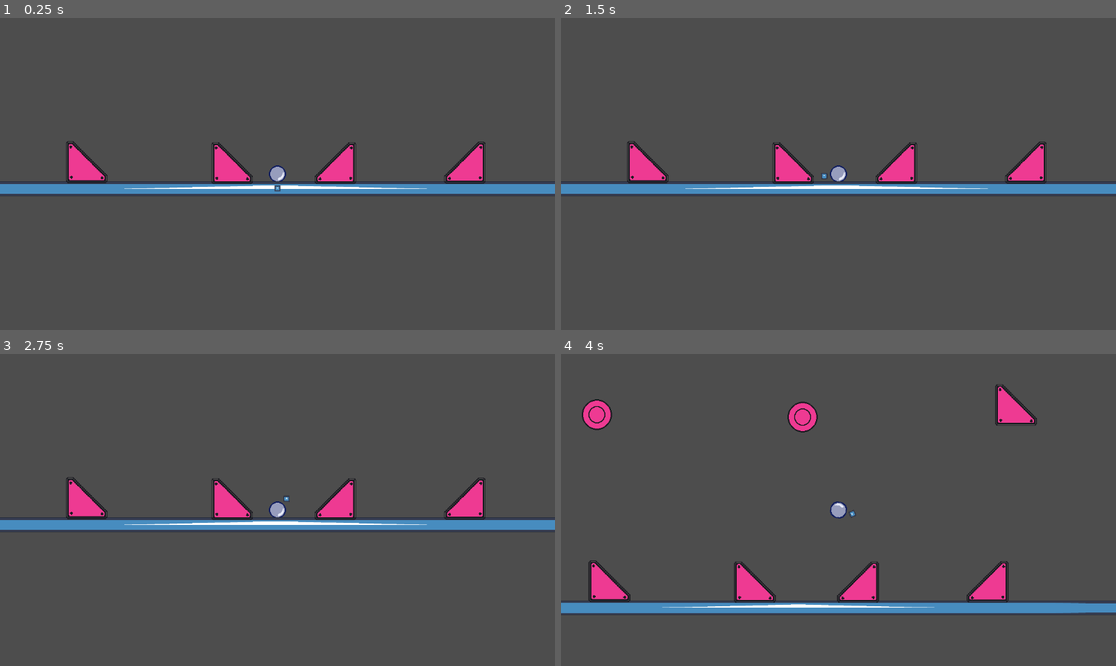
Above: before the commit, frames 1-4 (two rows, left to right).
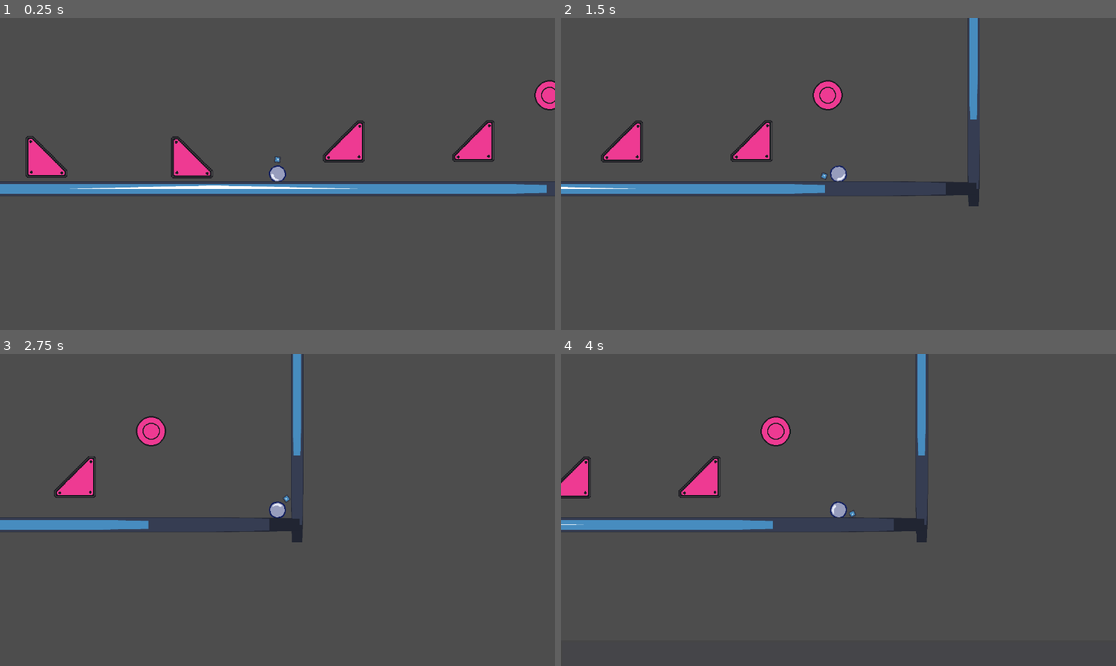
Above: after the commit, the same moments.

Repository: HjalteTagmose/Winball
Game: Godot game, scene res://scenes/TestScene.tscn
Two runs of this game, one before a commit and one after it. Both use one fixed random seed, a clock stepped at 60 frames per second and the inputs below. The engine's default icon, where the game draws it, is replaced by a stand-in: a white triangle on a blue panel in a dark square.
Inputs (mouse positions are in pixels of both pictures, inside the frame that each line leads up to):
- Up to frame 1 (0.25 s): no input
- Up to frame 2 (1.5 s): tap Enter (ui_accept) at 0.5, 0.77 s; move the mouse to (960, 158) at 0.52 s; tap S (aim_down) at 0.6 s; move the mouse to (727, 189) at 1.27 s; tap A (aim_left) at 1.35 s
- Up to frame 3 (2.75 s): tap Enter (ui_accept) at 1.52 s; move the mouse to (333, 441) at 2.02 s; tap D (aim_right) at 2.1 s
- Up to frame 4 (4 s): move the mouse to (810, 572) at 2.77 s; tap W (aim_up) at 2.85 s; tap Enter (ui_accept) at 3.02, 3.77 s; move the mouse to (1005, 556) at 3.52 s; tap Space (launch) at 3.6 s

The runs differ from the first frame. In frame 1, 5.2% of the frame differs, in the area x 4-100%, y 19-57%; in frame 2, 6.6%; in frame 3, 6.6%; in frame 4, 12%, in the area x 0-100%, y 0-84%.

Commit message:
Fixed orgin on flat bumper

Diff:
--- a/prefabs/Room props/basic_bumper.tscn
+++ b/prefabs/Room props/basic_bumper.tscn
@@ -4,7 +4,7 @@
 [ext_resource type="Texture2D" uid="uid://drg8puls0marl" path="res://art/ph_bumper_2.png" id="2_qyf33"]
 
 [sub_resource type="PhysicsMaterial" id="PhysicsMaterial_gbh0v"]
-bounce = 1.0
+bounce = 0.8
 
 [sub_resource type="CircleShape2D" id="CircleShape2D_nb1wl"]
 radius = 33.0606
--- a/prefabs/Room props/flat_bumper_walls.tscn
+++ b/prefabs/Room props/flat_bumper_walls.tscn
@@ -11,8 +11,8 @@
 b = Vector2(25.8503, 21.0884)
 
 [sub_resource type="SegmentShape2D" id="SegmentShape2D_y72nq"]
-a = Vector2(-87, -108)
-b = Vector2(-5, -108)
+a = Vector2(-38, 39)
+b = Vector2(38, 39)
 
 [sub_resource type="SegmentShape2D" id="SegmentShape2D_0dyi5"]
 b = Vector2(-1, -3)
@@ -28,7 +28,6 @@
 [node name="FlatBumper Walls" type="StaticBody2D"]
 
 [node name="FlatBumper Logic" type="StaticBody2D" parent="." node_paths=PackedStringArray("AudioPlayer")]
-position = Vector2(-45, -146)
 scale = Vector2(1.47, 1.47)
 physics_material_override = SubResource("PhysicsMaterial_gbh0v")
 script = ExtResource("1_y5uss")
@@ -50,13 +49,13 @@
 shape = SubResource("SegmentShape2D_y72nq")
 
 [node name="Bottom wall corner" type="CollisionShape2D" parent="."]
-position = Vector2(-6, -111)
+position = Vector2(37, 34)
 shape = SubResource("SegmentShape2D_0dyi5")
 
 [node name="Side Wall" type="CollisionShape2D" parent="."]
-position = Vector2(-86, -119)
+position = Vector2(-37, 28)
 shape = SubResource("SegmentShape2D_gyfg6")
 
 [node name="Side Wall corner" type="CollisionShape2D" parent="."]
-position = Vector2(-86, -119)
+position = Vector2(-39, 27)
 shape = SubResource("SegmentShape2D_y5uss")
--- a/prefabs/Rooms/starting_room.tscn
+++ b/prefabs/Rooms/starting_room.tscn
@@ -121,7 +121,7 @@
 [node name="Props" type="Node" parent="."]
 
 [node name="FlatBumper Walls2" parent="Props" instance=ExtResource("4_hg5bj")]
-position = Vector2(-45, 93)
+position = Vector2(-45, -65)
 
 [node name="FlatBumper Walls" parent="Props" instance=ExtResource("4_hg5bj")]
 position = Vector2(270, -98)
@@ -149,14 +149,14 @@
 position = Vector2(697, -194)
 
 [node name="FlatBumper Walls3" parent="Props" instance=ExtResource("4_hg5bj")]
-position = Vector2(-347, 91)
+position = Vector2(-347, -66)
 
 [node name="FlatBumper Walls4" parent="Props" instance=ExtResource("4_hg5bj")]
 position = Vector2(539, -99)
 rotation = -1.5708
 
 [node name="FlatBumper Walls5" parent="Props" instance=ExtResource("4_hg5bj")]
-position = Vector2(117, -1156)
+position = Vector2(117, -956)
 rotation = 3.14159
 
 [node name="FlatBumper Walls6" parent="Props" instance=ExtResource("4_hg5bj")]
@@ -167,19 +167,19 @@
 position = Vector2(625, -566)
 
 [node name="FlatBumper Walls7" parent="Props" instance=ExtResource("4_hg5bj")]
-position = Vector2(750, -891)
+position = Vector2(807, -708)
 rotation = 3.14159
 
 [node name="FlatBumper Walls8" parent="Props" instance=ExtResource("4_hg5bj")]
-position = Vector2(325, -699)
+position = Vector2(438, -720)
 rotation = 1.5708
 
 [node name="FlatBumper Walls9" parent="Props" instance=ExtResource("4_hg5bj")]
-position = Vector2(497, -275)
+position = Vector2(443, -464)
 rotation = 0.000135183
 
 [node name="FlatBumper Walls10" parent="Props" instance=ExtResource("4_hg5bj")]
-position = Vector2(947, -460)
+position = Vector2(815, -460)
 rotation = -1.57066
 
 [node name="BasicBumper9" parent="Props" instance=ExtResource("5_3bafk")]
@@ -189,3 +189,4 @@
 position = Vector2(669, -947)
 
 [editable path="Props/BasicBumper"]
+[editable path="Props/FlatBumper Walls5"]
--- a/project.godot
+++ b/project.godot
@@ -48,6 +48,11 @@
 ]
 }
 
+[physics]
+
+common/physics_ticks_per_second=100
+common/max_physics_steps_per_frame=14
+
 [rendering]
 
 textures/canvas_textures/default_texture_filter=0
